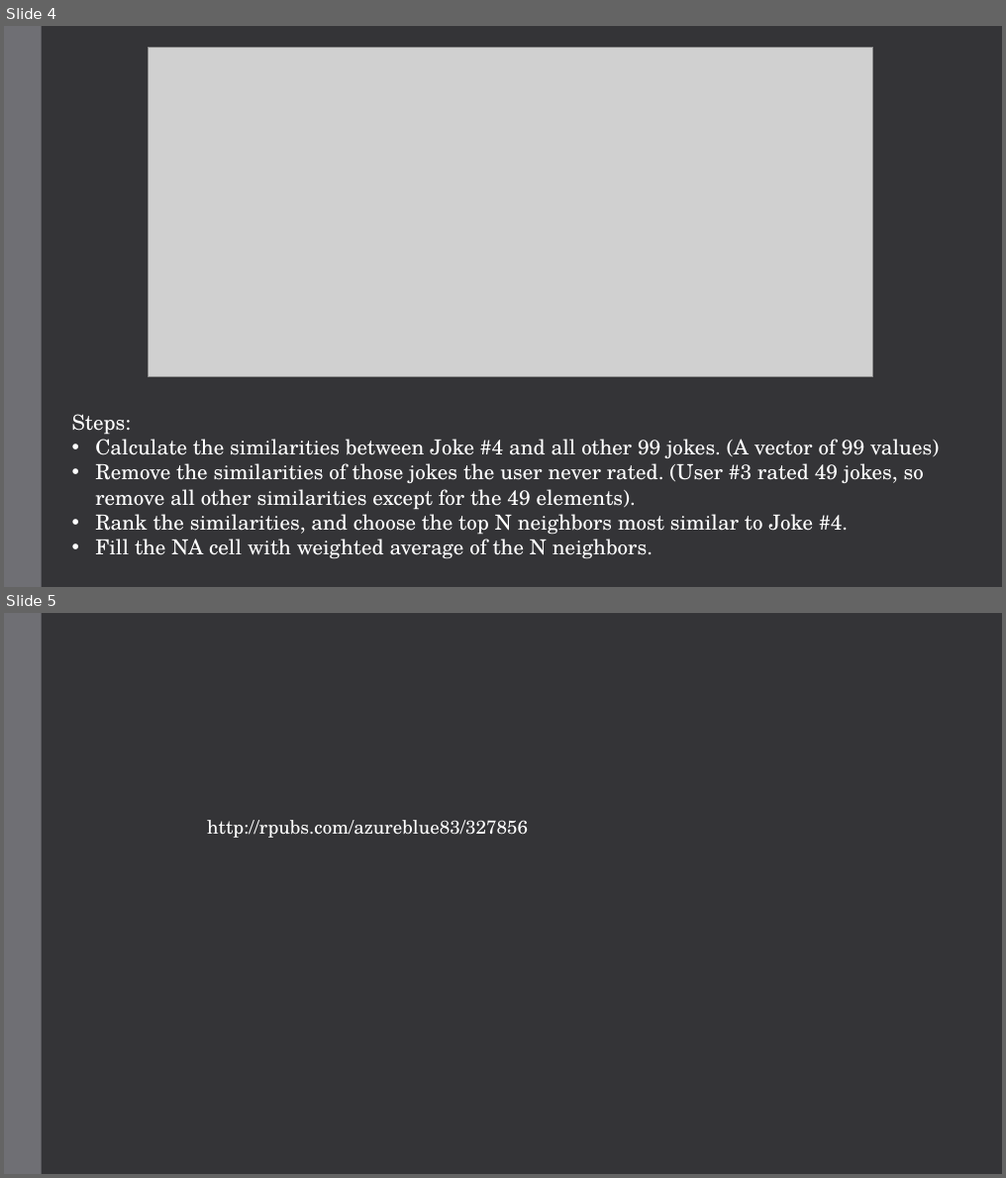
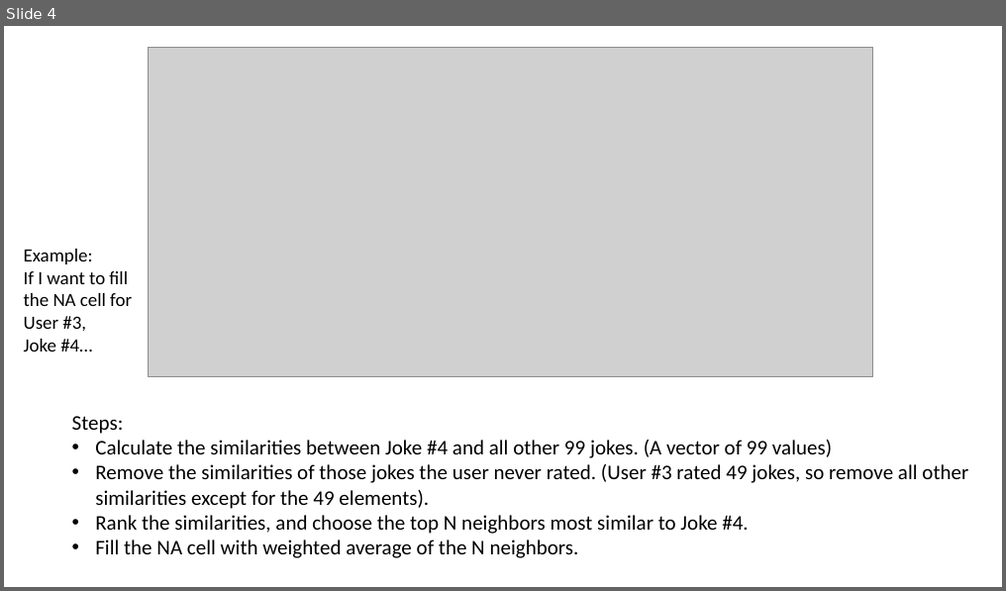
Before and after one commit to Tyllis/Data607, a slide deck: jester-collaborative-filtering.pptx. Shown one above the other, each under a label of ours: slides 4 and 5 before the commit, slide 4 after it. The pictures are 1006x1178 and 1006x591 pixels, drawn with LibreOffice and Linux fonts; fonts in the diff are those of the drawing; grey boxes stand for pictures. Boxes give left, top, right and bottom in pixels: in the first picture for what was removed or moved away, otherwise in the second. Text is boxed around its words. In the diff, an @@ line names an element or a change of style, - is before the commit and + after.

```diff
--- a/jester-collaborative-filtering.pptx
+++ b/jester-collaborative-filtering.pptx
@@ slide 5 removed at box(4, 613, 1002, 1174), background #353537; not listed: 1 template element that a slide beside it also shows @@
@@ text removed at box(207, 820, 528, 838) @@
-http://rpubs.com/azureblue83/327856
@@ slide 4 changed as well @@
@@ background #353537 to #FFFFFF @@
@@ rectangle removed at box(4, 26, 42, 587) @@
@@ text added at box(24, 249, 132, 352), 18 pt, text #000000 @@
+Example:
+If I want to fill
+the NA cell for
+User #3,
+Joke #4…
@@ text "Steps:" at box(72, 416, 968, 559): font TeX Gyre Schola to Calibri, text colour #FFFFFF to #000000 @@
```
Also in this commit, not shown: 3 other slides changed, 6 slides added.
